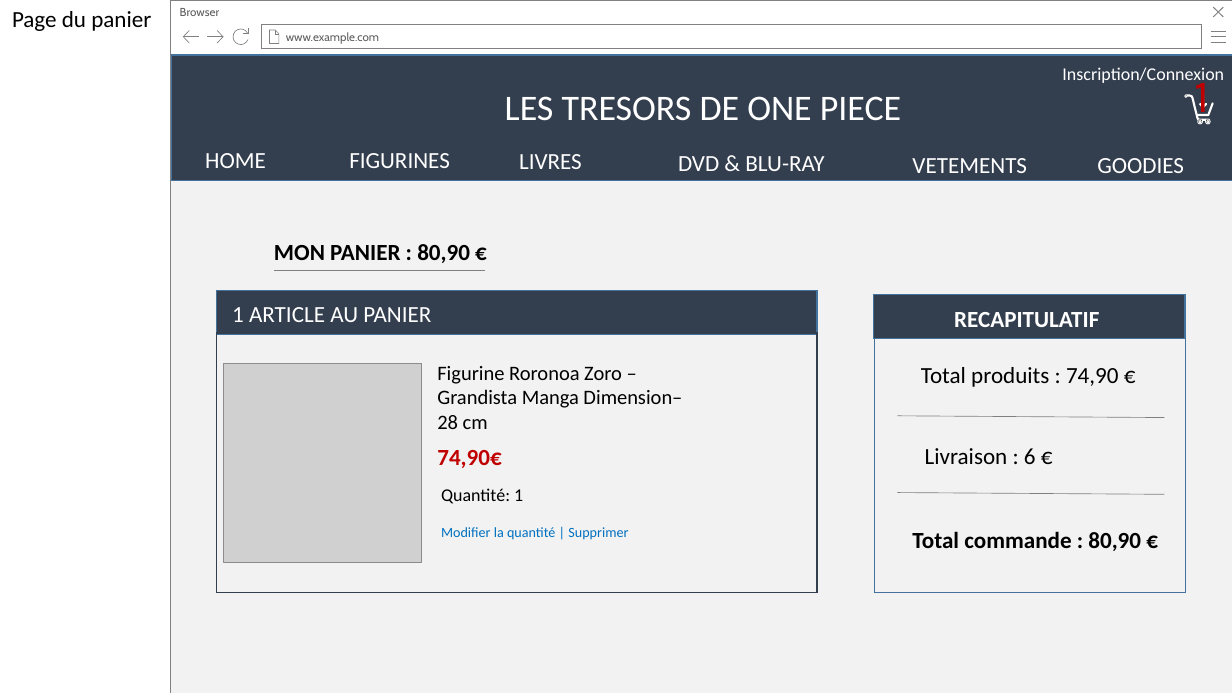
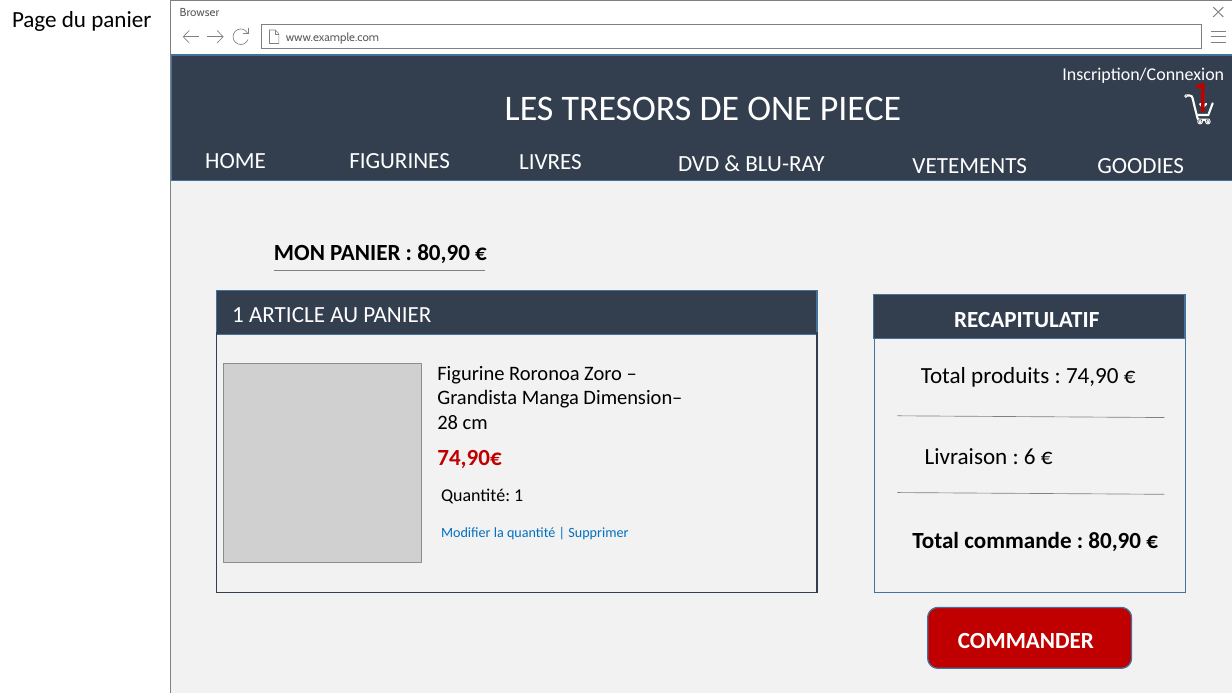
Before and after one commit to gui-lef/Groupe6, a slide deck: slide 8 of ProjetStage/MaquetteProjetStage.pptx (slide 7 before the commit). Drawn at 1232x693 pixels with LibreOffice and Linux fonts; fonts in the diff are those of the drawing; grey boxes stand for pictures. Boxes give left, top, right and bottom in pixels: in the first picture for what was removed or moved away, otherwise in the second. Text is boxed around its words. In the diff, an @@ line names an element or a change of style, - is before the commit and + after.

```diff
--- a/ProjetStage/MaquetteProjetStage.pptx
+++ b/ProjetStage/MaquetteProjetStage.pptx
@@ rounded rectangle added at <box>928,608,1132,669</box>, fill #C00000, outline #43739E 1 pt @@
@@ text added at <box>958,633,1094,648</box>, 18 pt, text #FFFFFF, bold @@
+COMMANDER
```
Also in this commit, not shown: 2 other slides changed, 1 slide added.
